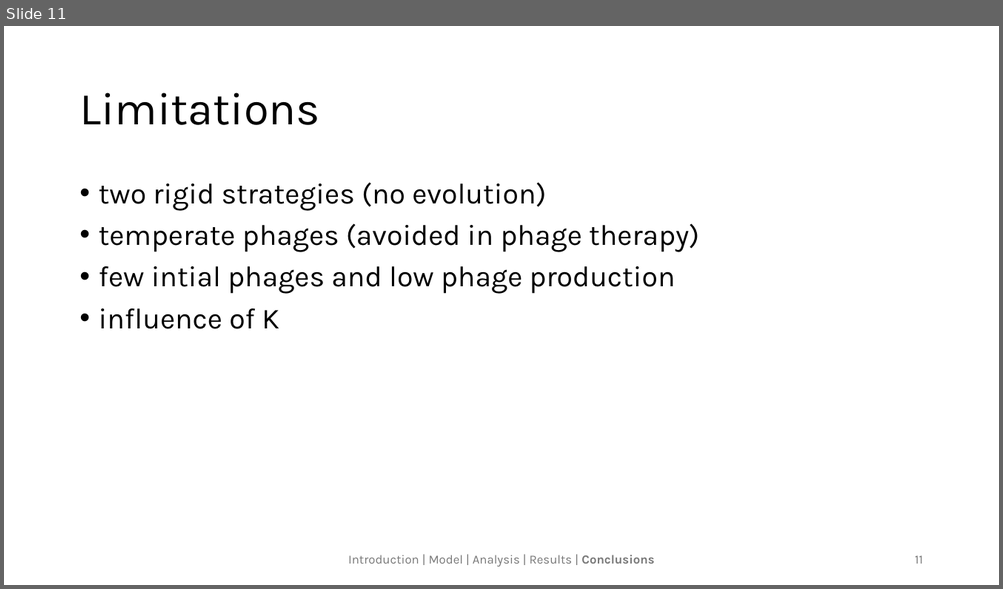
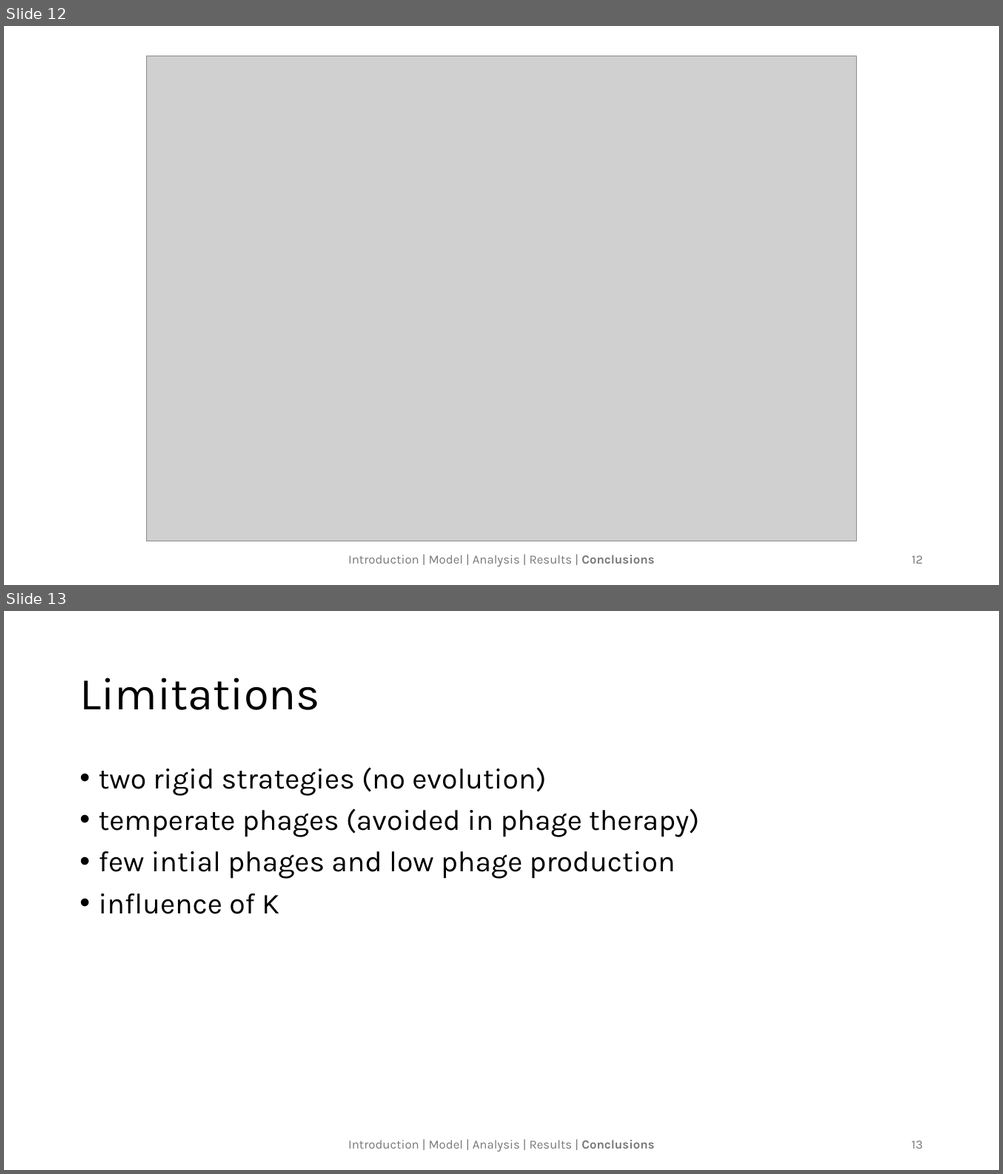
Before and after one commit to langemk/THEE-Coevolution-HGT, a slide deck: presentations/phages_final.pptx. Shown one above the other, each under a label of ours: slide 11 before the commit, slides 12 and 13 after it. The pictures are 1003x589 and 1003x1174 pixels, drawn with LibreOffice and Linux fonts; fonts in the diff are those of the drawing; grey boxes stand for pictures. Boxes give left, top, right and bottom in pixels: in the first picture for what was removed or moved away, otherwise in the second. Text is boxed around its words. In the diff, an @@ line names an element or a change of style, - is before the commit and + after.

```diff
--- a/presentations/phages_final.pptx
+++ b/presentations/phages_final.pptx
@@ slide 12 added at (4, 26, 999, 585), background #FFFFFF @@
@@ picture added at (147, 56, 856, 542) @@
@@ text added at (348, 555, 654, 567), 12 pt, text #797979 @@
+Introduction | Model | Analysis | Results | Conclusions
@@ page number added at (911, 556, 922, 564), 12 pt, text #797979 @@
+12
@@ what was slide 11 is now slide 13 @@
@@ page number at (911, 1141, 922, 1149): text changed @@
-11
+13
```
Also in this commit, not shown: 4 slides changed, 1 other slide added, 4 other files.
